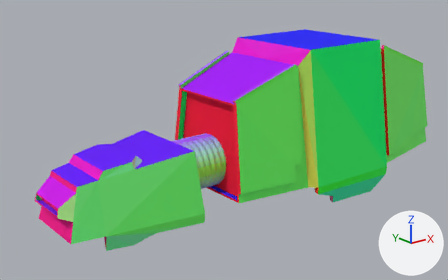
What one commit did to the Blender file AT-AT/AT-AT.blend.
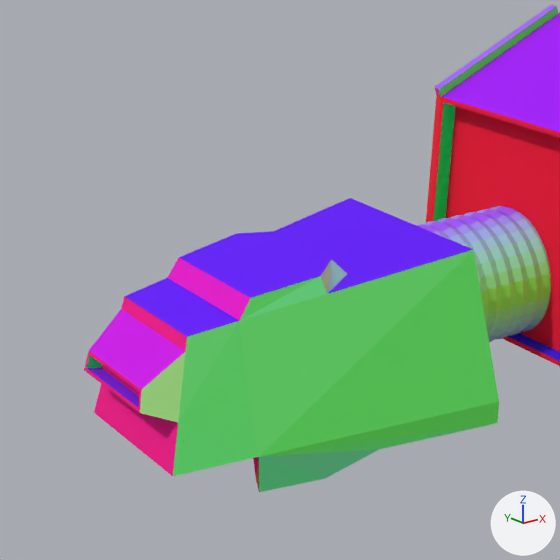
Old and new are each drawn whole from a camera (50 mm lens) standing at (-8.2, -9.32, 10.29) and looking at (-0.47, 0.35, 6.42) and again close up on the part from 0% to 51% of the width and 17% to 100% of the height. Every picture has the same lights, and +X, +Y and +Z are marked at lower right. The older version's two pictures come first.

Names of what the first close-up shows: 'Body', 'Head', 'Neck'.
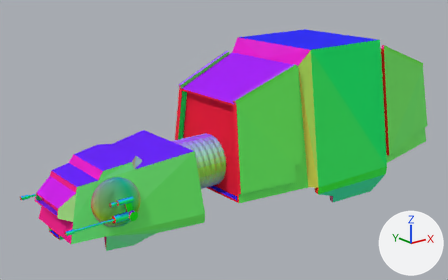
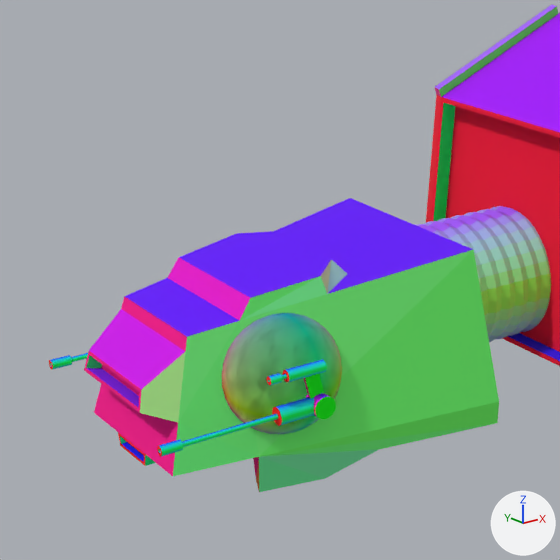
Commit message: feat: top cannons

Patch to the scene script:
```diff
--- a/AT-AT/AT-AT.blend.py
+++ b/AT-AT/AT-AT.blend.py
@@ me_cube @@
-me_cube.from_pydata(...)  # 58 vertices, 39 faces; spans x -1.54..1.0, y -1.04..0.0, z -1.35..0.16
+me_cube.from_pydata(...)  # 86 vertices, 59 faces; spans x -1.54..1.0, y -1.04..0.0, z -1.35..0.16
+# me_cube part 1
+# 3 faces are deleted
+# 28 vertices are added at x -1.42..1.0, y -0.24..0.0, z -1.31..-1.0
+# 23 new faces join them
 me_cube.materials.append(mat_normals)
@@ me_cube_002 @@
+me_cube_002.from_pydata([(-1.0, -1.0, -2.11), (-1.0, -1.0, 1.0), (-1.0, 1.0, -2.11), (-1.0, 1.0, 1.0), (1.06, -1.0, -2.48), (1.0, -1.0, 1.0), (1.06, 1.0, -2.48), (1.0, 1.0, 1.0)], [], [(0, 1, 3, 2), (2, 3, 7, 6), (6, 7, 5, 4), (4, 5, 1, 0), (2, 6, 4, 0), (7, 3, 1, 5)])
+me_cube_002.materials.append(mat_normals)
@@ ob_right_big_cannon @@
+ob_right_big_cannon = bpy.data.objects.new('Right_Big_Cannon', me_cylinder_019)  # 256 vertices, 196 faces; spans x -1.0..1.0, y -1.0..1.0, z -1.0..6.3
+ob_right_big_cannon.parent = ob_right_axis
+ob_right_big_cannon.location = (-3.62, -0.907, 6.009)
+ob_right_big_cannon.rotation_euler = (0.0, 1.571, 0.0)  # degrees (0, 90, 0)
+ob_right_big_cannon.scale = (-0.0654, -0.0654, -0.16)
@@ ob_right_axis @@
+ob_right_axis = bpy.data.objects.new('Right_Axis', me_cylinder_018)  # a 32-sided cylinder along z spanning x -1.0..1.0, y -1.0..1.0, z -1.0..1.0
+ob_right_axis.location = (-3.453, 0.91, 6.008)
+ob_right_axis.rotation_euler = (1.571, 0.0, 0.0)  # degrees (90, 0, 0)
+ob_right_axis.scale = (0.081, 0.081, 0.081)
@@ ob_smal_cannon @@
+ob_smal_cannon = bpy.data.objects.new('Smal_Cannon', me_cylinder_005)  # 256 vertices, 196 faces; spans x -0.67..0.67, y -0.67..0.67, z -0.77..1.85
+ob_smal_cannon.parent = ob_left_axis
+ob_smal_cannon.location = (-3.53, -0.907, 6.279)
+ob_smal_cannon.rotation_euler = (0.0, 1.571, 0.0)  # degrees (0, 90, 0)
+ob_smal_cannon.scale = (-0.0654, -0.0654, -0.16)
@@ ob_left_axis @@
+ob_left_axis = bpy.data.objects.new('Left_Axis', me_cylinder_018.copy())
+ob_left_axis.location = (-3.453, -0.91, 6.008)
+ob_left_axis.rotation_euler = (1.571, 0.0, 0.0)  # degrees (90, 0, 0)
+ob_left_axis.scale = (0.081, 0.081, 0.081)
@@ ob_big_cannon @@
+ob_big_cannon = bpy.data.objects.new('Big_Cannon', me_cylinder_019.copy())
+ob_big_cannon.parent = ob_left_axis
+ob_big_cannon.location = (-3.62, -0.907, 6.009)
+ob_big_cannon.rotation_euler = (0.0, 1.571, 0.0)  # degrees (0, 90, 0)
+ob_big_cannon.scale = (-0.0654, -0.0654, -0.16)
@@ ob_left_ear @@
+ob_left_ear = bpy.data.objects.new('Left_Ear', me_sphere_004)  # a UV sphere (32 segments, 16 rings, poles along z) spanning x -1.0..1.0, y -1.0..1.0, z -1.0..1.0; modifiers MIRROR
+ob_left_ear.location = (-3.6, -0.678, 6.205)
+ob_left_ear.rotation_euler = (-0.258, -0.0474, -0.178)  # degrees (-15, -2.7, -10)
+ob_left_ear.scale = (0.429, 0.122, 0.425)
@@ ob_left_union @@
+ob_left_union = bpy.data.objects.new('Left_Union', me_cube_002)
+ob_left_union.parent = ob_left_axis
+ob_left_union.location = (-3.497, -0.907, 6.196)
+ob_left_union.rotation_euler = (0.0, -0.206, 0.0)  # degrees (0, -12, 0)
+ob_left_union.scale = (0.0537, 0.0131, 0.0963)
```

Changed parts and their boxes (x1, y1, x2, y2) in the close-ups (560 x 560 px):
'Left_Ear', added (green): after (222, 313, 342, 434)
'Big_Cannon', added: after (157, 397, 314, 457)
'Smal_Cannon', added: after (267, 359, 327, 385)
'Left_Axis', added (green): after (306, 393, 336, 419)
'Left_Union', added: after (304, 374, 325, 399)
'Right_Big_Cannon', added: after (49, 353, 88, 369)
part 1 of me_cube, built on: (94, 384, 178, 476) in both
